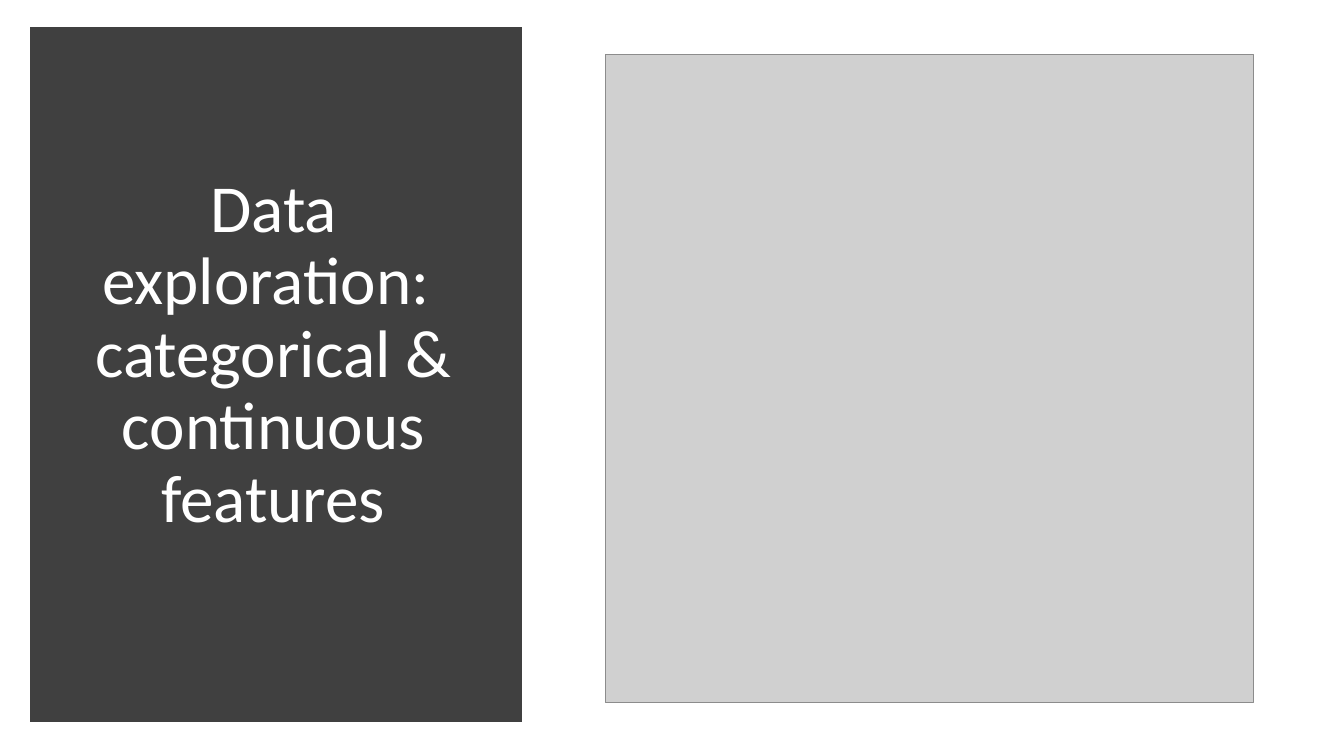
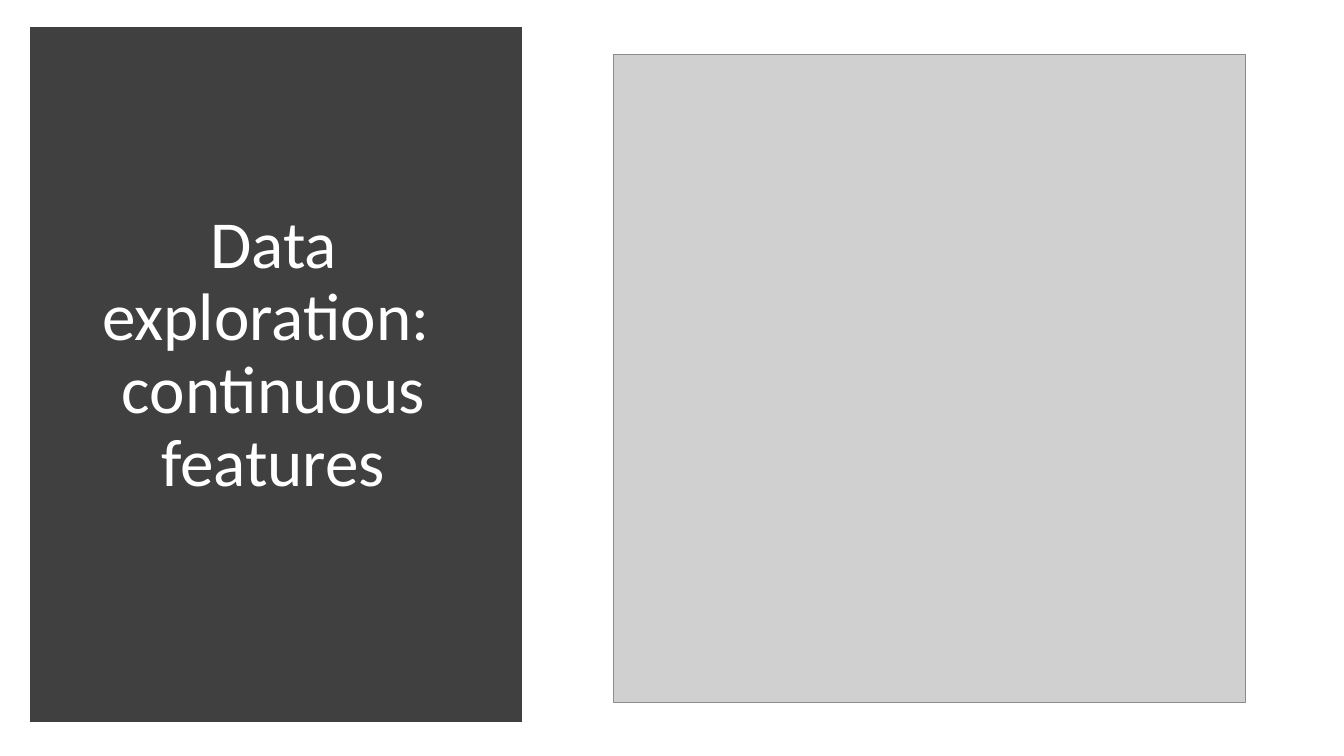
Before and after one commit to kathieking/Thinkful, a slide deck: slide 10 of Capstone 3.pptx (slide 15 before the commit). Drawn at 1344x756 pixels with LibreOffice and Linux fonts; fonts in the diff are those of the drawing; grey boxes stand for pictures. Boxes give left, top, right and bottom in pixels: in the first picture for what was removed or moved away, otherwise in the second. Text is boxed around its words. In the diff, an @@ line names an element or a change of style, - is before the commit and + after.

```diff
--- a/Capstone 3.pptx
+++ b/Capstone 3.pptx
@@ picture: place and size @@
-picture at [605, 54, 1253, 703]
+picture at [613, 54, 1245, 703]
@@ title at [102, 225, 429, 487]: text changed @@
-Data exploration:
-categorical & continuous features
+Data exploration:
+continuous features
```
Also in this commit, not shown: 8 other slides changed, 4 slides added, 7 slides removed.
